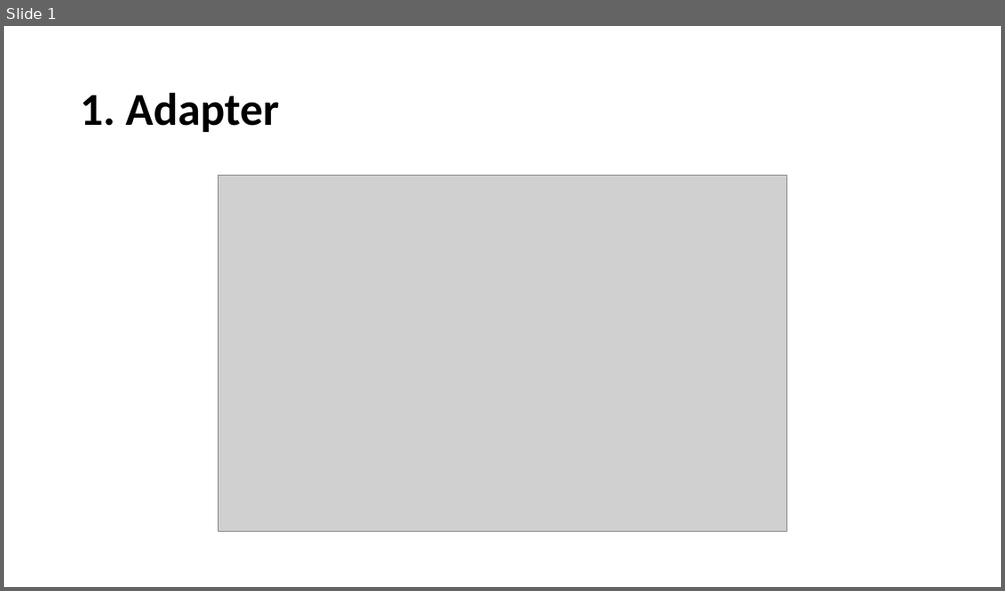
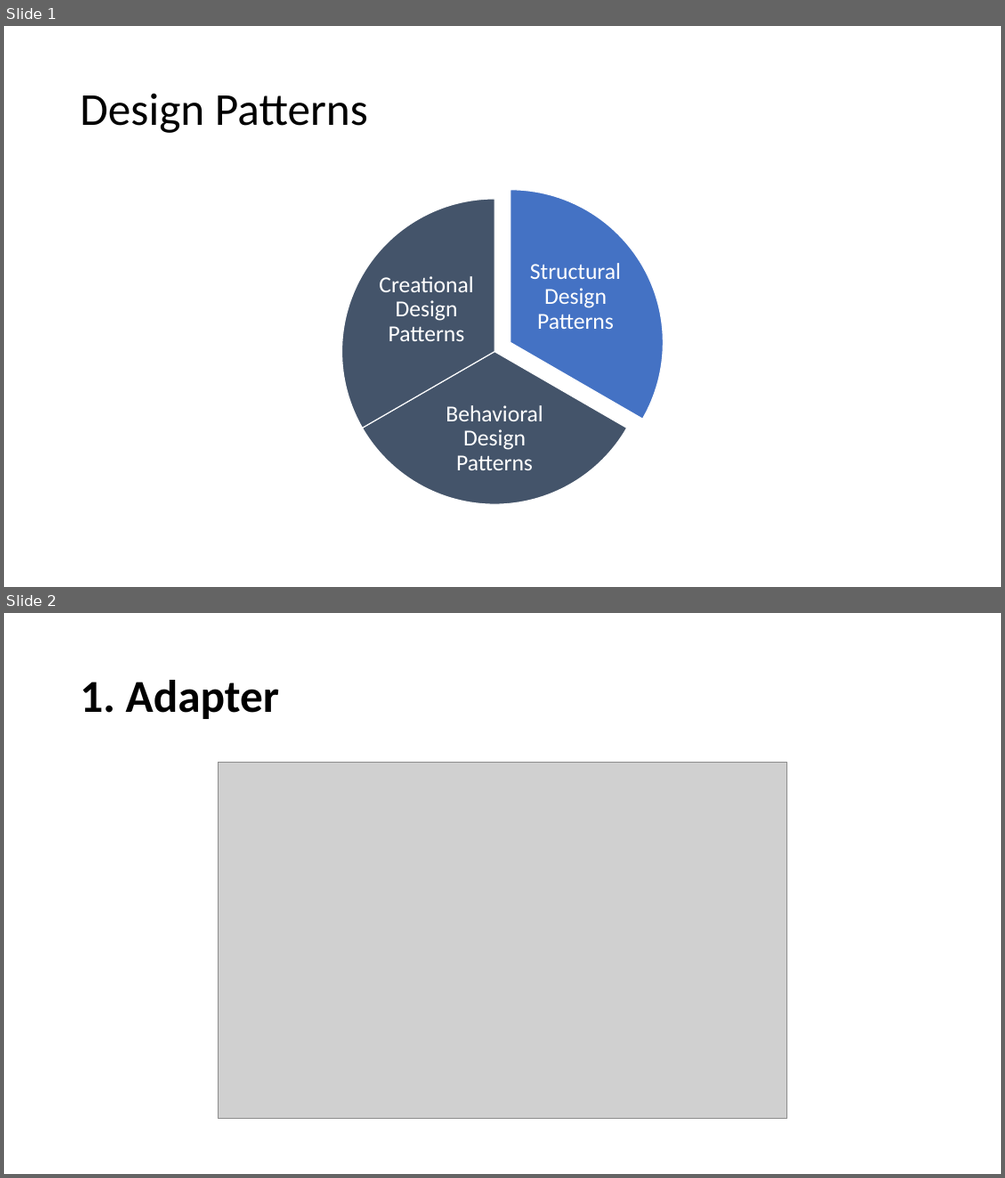
Before and after one commit to JingwenLi/DesignPatterns, a slide deck: DesignPatterns/Structural Design Patterns/Structural Design Patterns.pptx. Shown one above the other, each under a label of ours: slide 1 before the commit, slides 1 and 2 after it. The pictures are 1005x591 and 1005x1178 pixels, drawn with LibreOffice and Linux fonts; fonts in the diff are those of the drawing; grey boxes stand for pictures. Boxes give left, top, right and bottom in pixels: in the first picture for what was removed or moved away, otherwise in the second. Text is boxed around its words. In the diff, an @@ line names an element or a change of style, - is before the commit and + after.

```diff
--- a/DesignPatterns/Structural Design Patterns/Structural Design Patterns.pptx
+++ b/DesignPatterns/Structural Design Patterns/Structural Design Patterns.pptx
@@ slide 1 added at (4, 26, 1001, 587), background #FFFFFF @@
@@ title added at (80, 93, 368, 133), 44 pt, text #000000 @@
+Design Patterns
@@ group added at (342, 190, 663, 505): 3 pie slice (boxed as its full ellipse)s, 3 texts @@
+Structural Design Patterns
+Behavioral Design Patterns
+Creational Design Patterns
@@ what was slide 1 is now slide 2 @@
```
Also in this commit, not shown: 4 slides changed, 7 other files.
